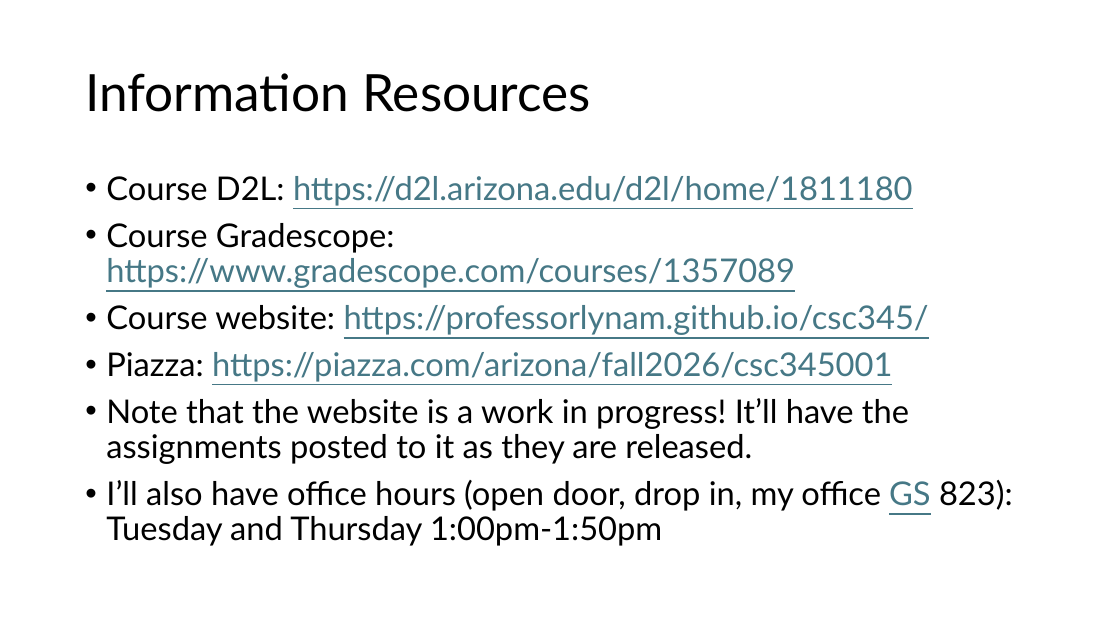
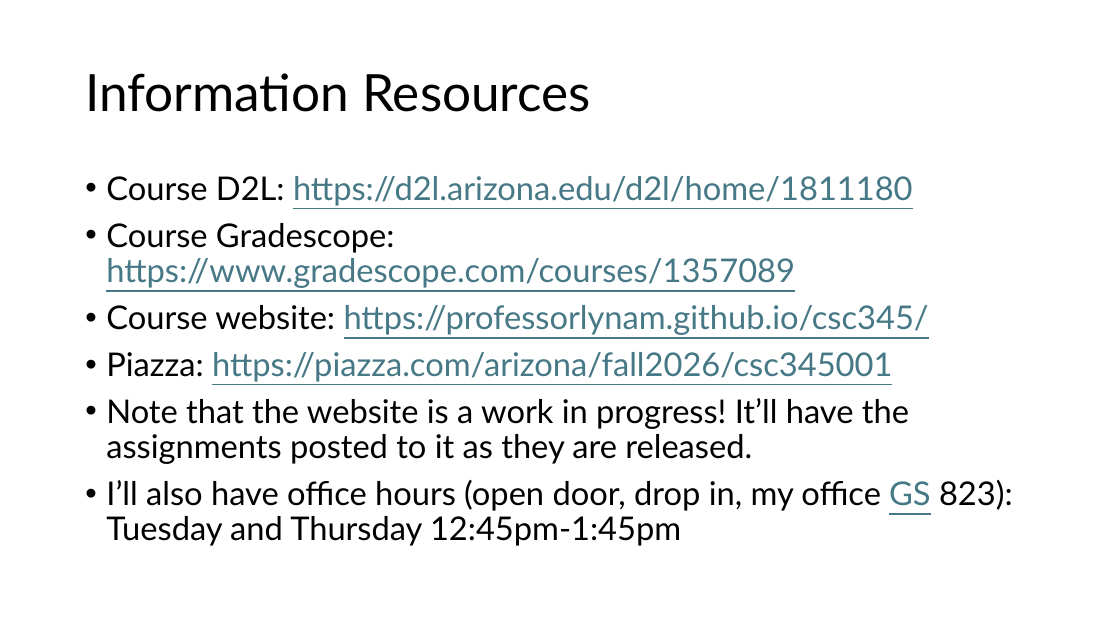
Before and after one commit to professorlynam/csc345, a slide deck: slide 5 of Syllabus Presentation.pptx. Drawn at 1120x630 pixels with LibreOffice and Linux fonts; fonts in the diff are those of the drawing. Boxes give left, top, right and bottom in pixels: in the first picture for what was removed or moved away, otherwise in the second. Text is boxed around its words. In the diff, an @@ line names an element or a change of style, - is before the commit and + after.

```diff
--- a/Syllabus Presentation.pptx
+++ b/Syllabus Presentation.pptx
@@ text at (106, 480, 1013, 546): text changed @@
-• I’ll also have office hours (open door, drop in, my office GS 823): Tuesday and Thursday 1:00pm-1:50pm
+• I’ll also have office hours (open door, drop in, my office GS 823): Tuesday and Thursday 12:45pm-1:45pm
```
Also in this commit, not shown: 3 other files.
